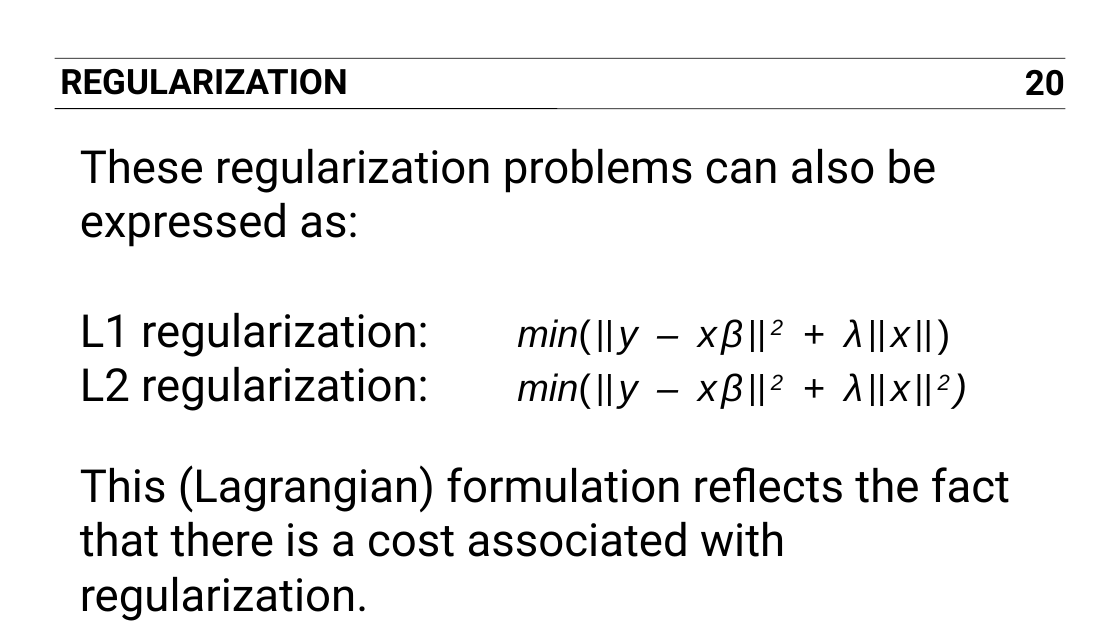
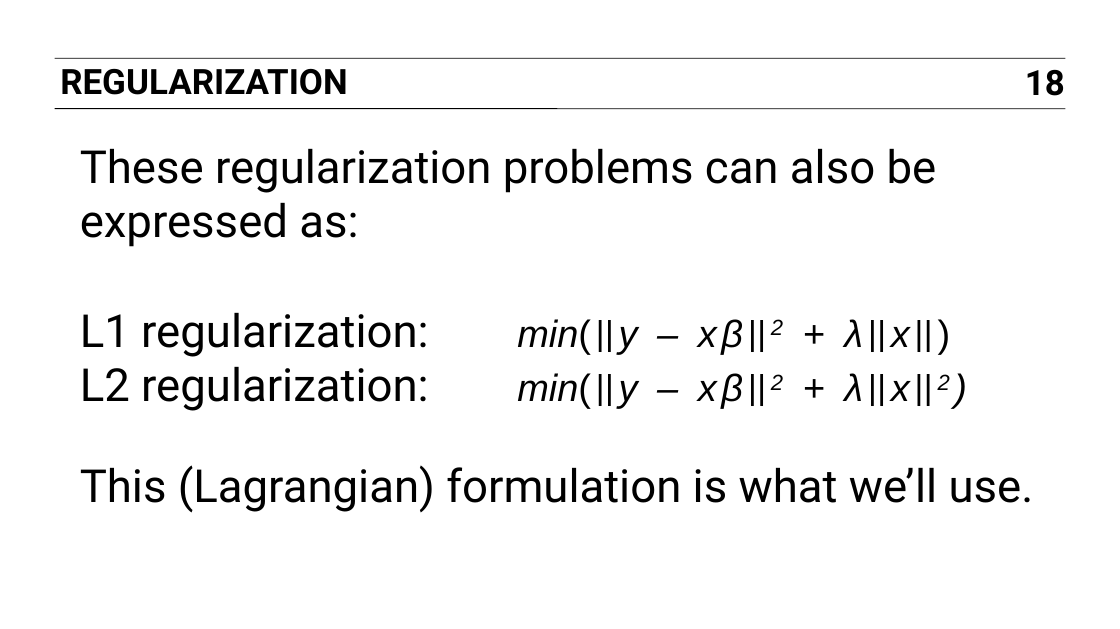
Before and after one commit to ajschumacher/gadsdc, a slide deck: slide 18 of 10-linear_py/slides.pptx (slide 20 before the commit). Drawn at 1120x629 pixels with LibreOffice and Linux fonts; fonts in the diff are those of the drawing. Boxes give left, top, right and bottom in pixels: in the first picture for what was removed or moved away, otherwise in the second. Text is boxed around its words. In the diff, an @@ line names an element or a change of style, - is before the commit and + after.

```diff
--- a/10-linear_py/slides.pptx
+++ b/10-linear_py/slides.pptx
@@ page number at bbox=[1025, 69, 1065, 96]: text changed @@
-20
+18
@@ text at bbox=[80, 465, 1034, 512]: text changed @@
-This (Lagrangian) formulation reflects the fact that there is a cost associated with regularization.
+This (Lagrangian) formulation is what we’ll use.
```
Also in this commit, not shown: 1 other slide changed, 3 slides removed, 1 other file.
